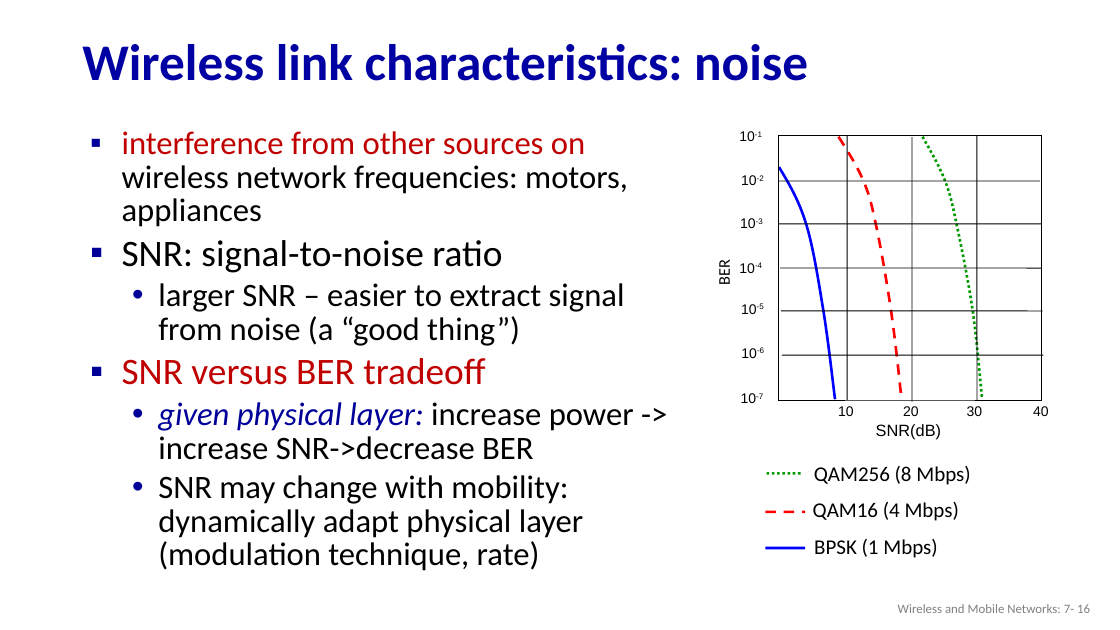
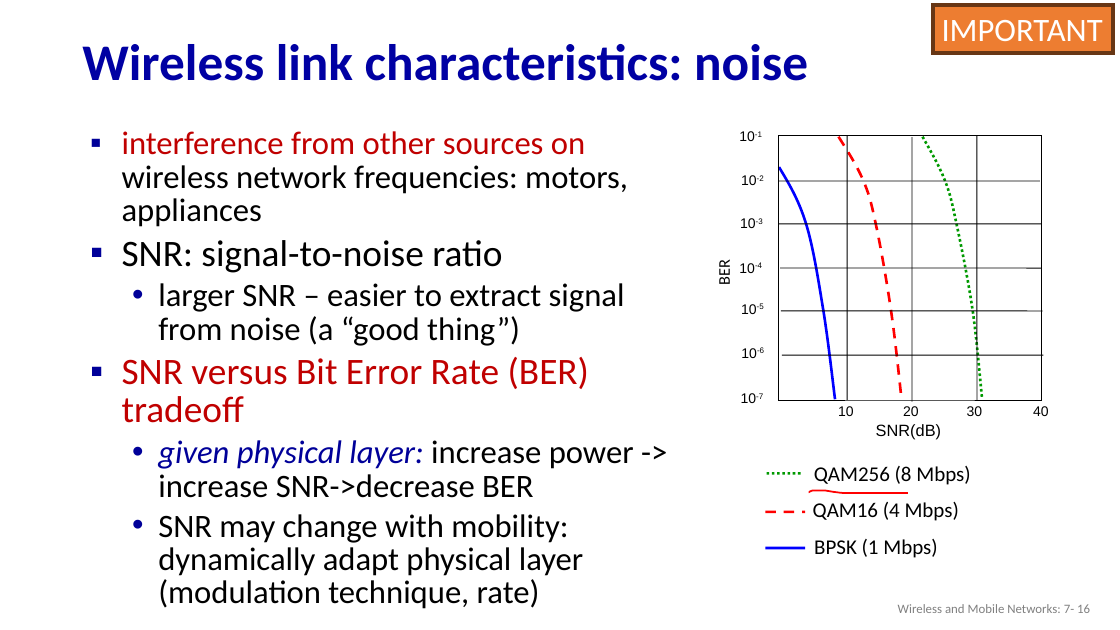
Before and after one commit to guhofstra/CSC175, a slide deck: slide 16 of PPTs/7.1 Wireless.pptx. Drawn at 1120x630 pixels with LibreOffice and Linux fonts; fonts in the diff are those of the drawing. Boxes give left, top, right and bottom in pixels: in the first picture for what was removed or moved away, otherwise in the second. Text is boxed around its words. In the diff, an @@ line names an element or a change of style, - is before the commit and + after.

```diff
--- a/PPTs/7.1 Wireless.pptx
+++ b/PPTs/7.1 Wireless.pptx
@@ rectangle added at (933, 5, 1113, 53), fill #ED7D31, outline #683715 3 pt, 28 pt, text #FFFFFF @@
+IMPORTANT
@@ text at (122, 357, 589, 423): text changed @@
-▪ SNR versus BER tradeoff
+▪ SNR versus Bit Error Rate (BER) tradeoff
@@ freeform shape added at (809, 491, 908, 493), outline #FF0000 1.5 pt @@
```
Also in this commit, not shown: 23 other slides changed, 1 slide added, 1 other file.
